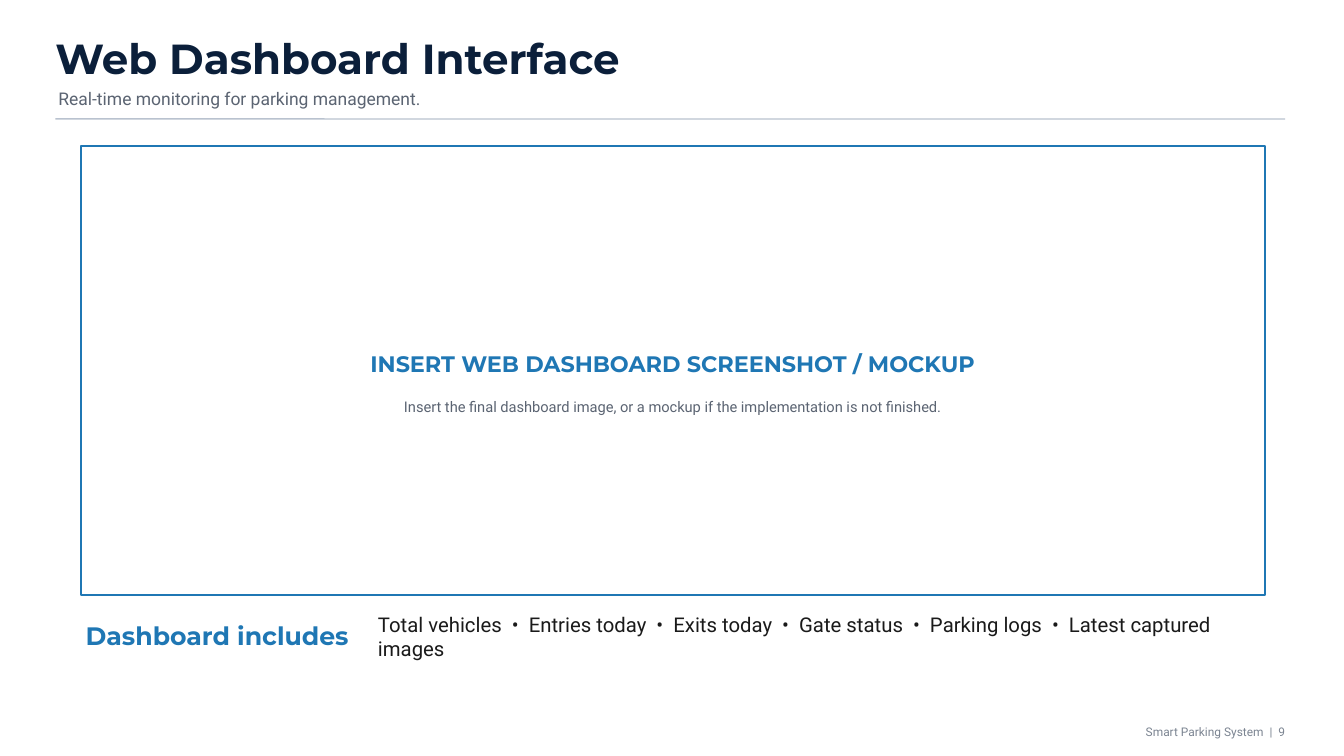
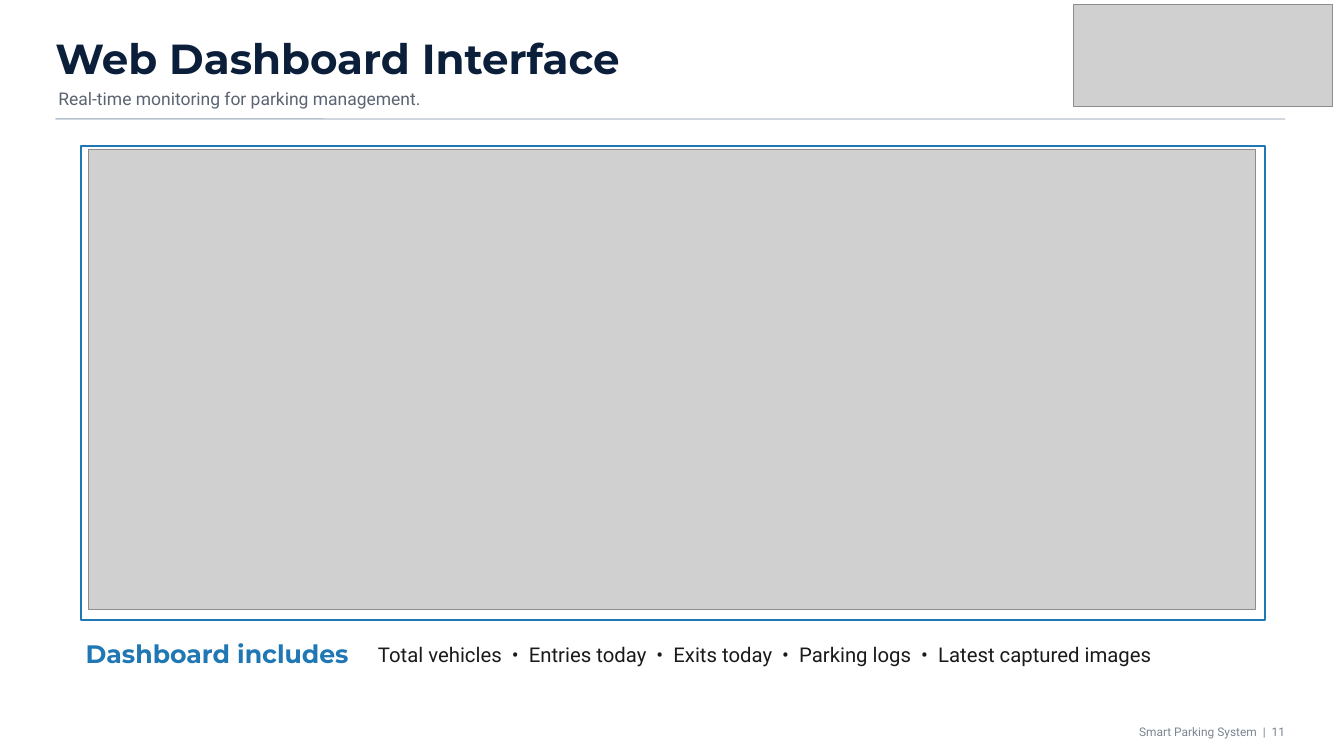
Before and after one commit to RyugaWork/IOT_SU26-Smark-parking-system-with-AI-and-Dashboard, a slide deck: slide 11 of Presentation/Smart_Parking_Presentation_Basic.pptx (slide 9 before the commit). Drawn at 1344x756 pixels with LibreOffice and Linux fonts; fonts in the diff are those of the drawing; grey boxes stand for pictures. Boxes give left, top, right and bottom in pixels: in the first picture for what was removed or moved away, otherwise in the second. Text is boxed around its words. In the diff, an @@ line names an element or a change of style, - is before the commit and + after.

```diff
--- a/Presentation/Smart_Parking_Presentation_Basic.pptx
+++ b/Presentation/Smart_Parking_Presentation_Basic.pptx
@@ picture added at (1074, 5, 1334, 107) @@
@@ rectangle: place and size @@
-rectangle at (81, 146, 1265, 595)
+rectangle at (81, 146, 1265, 620)
@@ picture added at (89, 149, 1256, 610) @@
@@ text removed at (370, 356, 975, 373) @@
-INSERT WEB DASHBOARD SCREENSHOT / MOCKUP
@@ text removed at (404, 401, 941, 415) @@
-Insert the final dashboard image, or a mockup if the implementation is not finished.
@@ text "Dashboard includes": place and size @@
-text "Dashboard includes" at (86, 625, 348, 646)
+text "Dashboard includes" at (86, 643, 348, 664)
@@ text at (378, 646, 1151, 667): text changed @@
-Total vehicles • Entries today • Exits today • Gate status • Parking logs • Latest captured images
+Total vehicles • Entries today • Exits today • Parking logs • Latest captured images
@@ text at (1139, 727, 1285, 739): text changed @@
-Smart Parking System | 9
+Smart Parking System | 11
```
Also in this commit, not shown: 10 other slides changed, 4 slides added, 3 other files.
